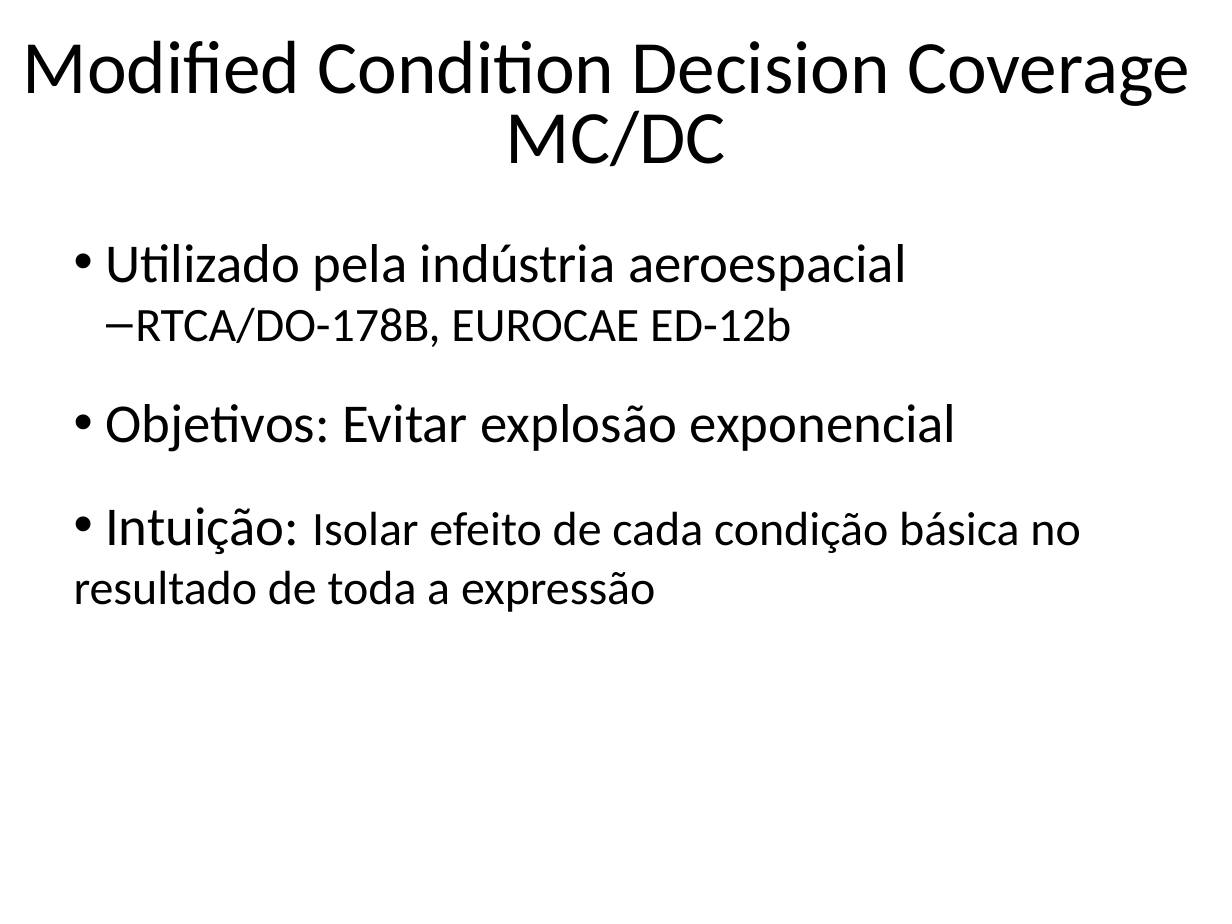
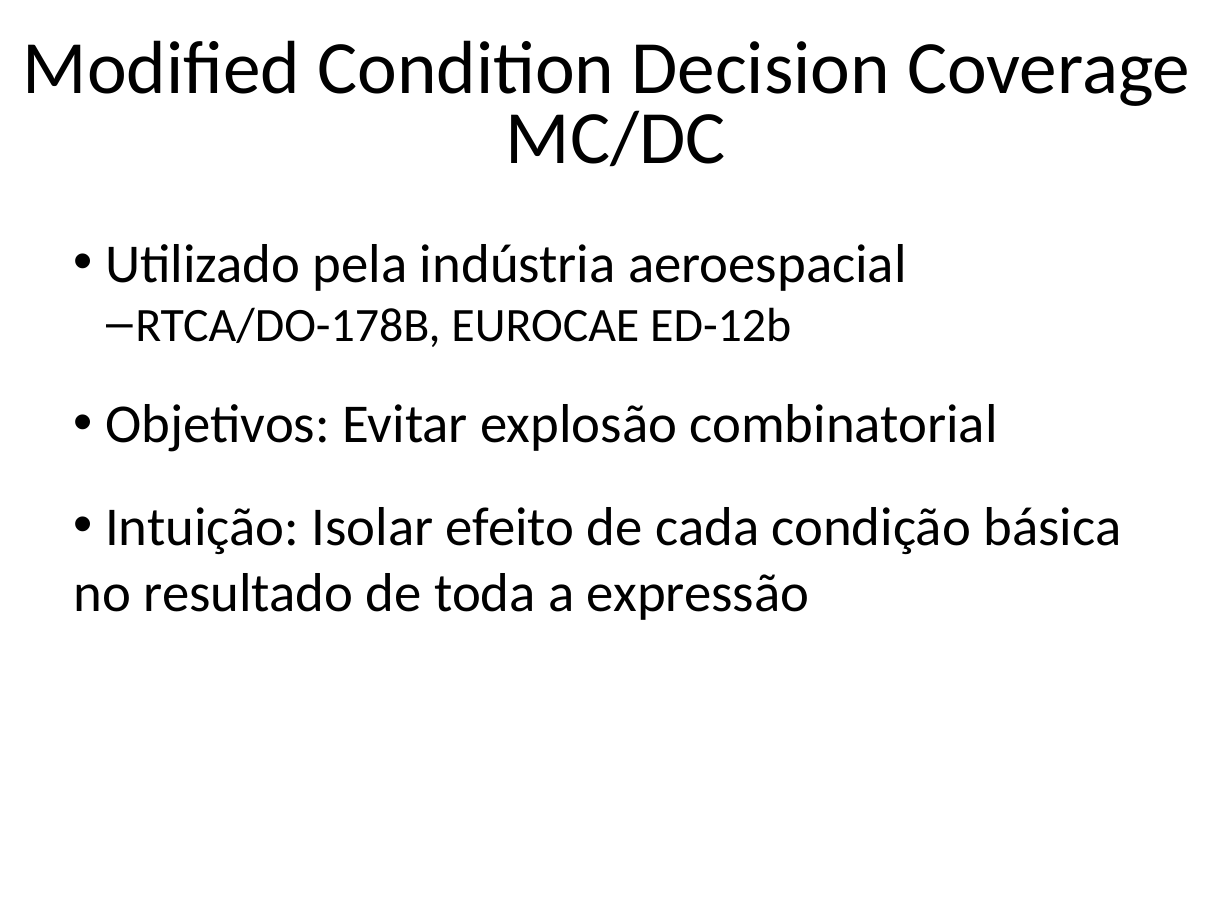
Before and after one commit to STAR-RG/testing-cin, a slide deck: slide 101 of slides.pptx. Drawn at 1232x924 pixels with LibreOffice and Linux fonts; fonts in the diff are those of the drawing. Boxes give left, top, right and bottom in pixels: in the first picture for what was removed or moved away, otherwise in the second. Text is boxed around its words. In the diff, an @@ line names an element or a change of style, - is before the commit and + after.

```diff
--- a/slides.pptx
+++ b/slides.pptx
@@ text at [105, 404, 998, 452]: text changed @@
-• Objetivos: Evitar explosão exponencial
+• Objetivos: Evitar explosão combinatorial
@@ text at [74, 507, 1121, 620]: size 28 to 32 pt in "Isolar efeito de cada condição básica no ..." @@
```
Also in this commit, not shown: 9 other slides changed, 8 slides added, 1 slide removed.
